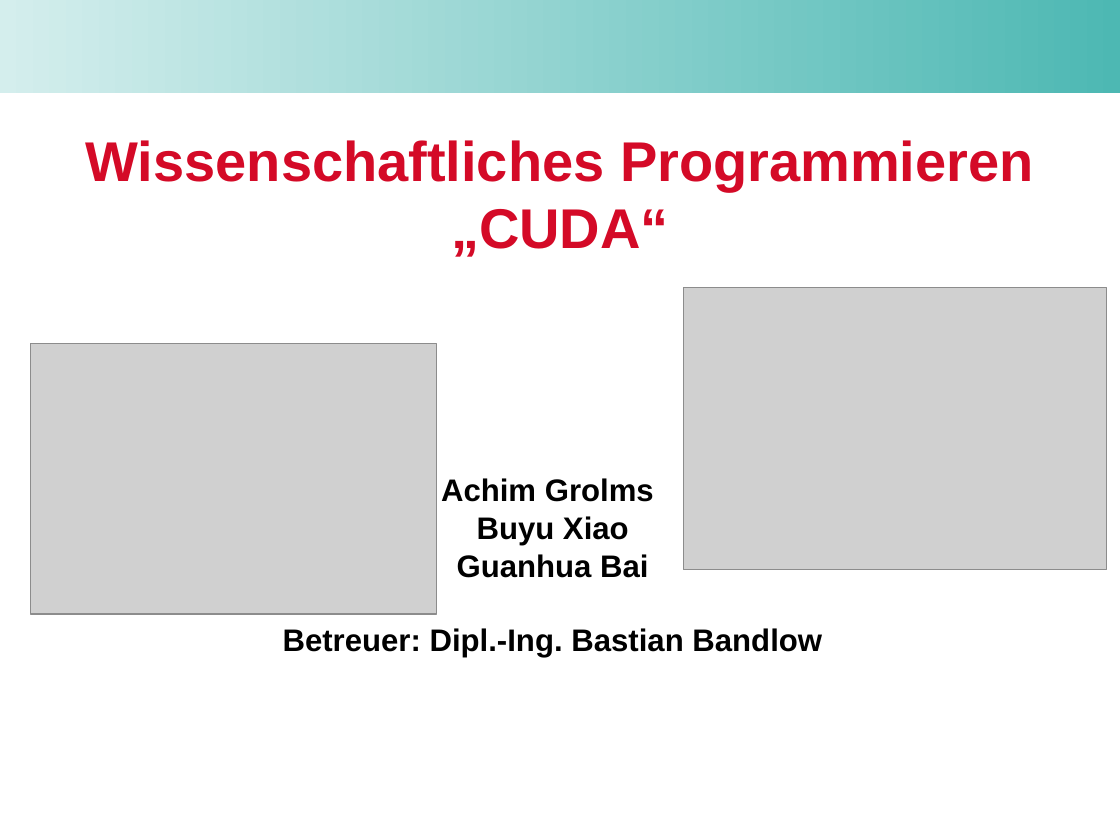
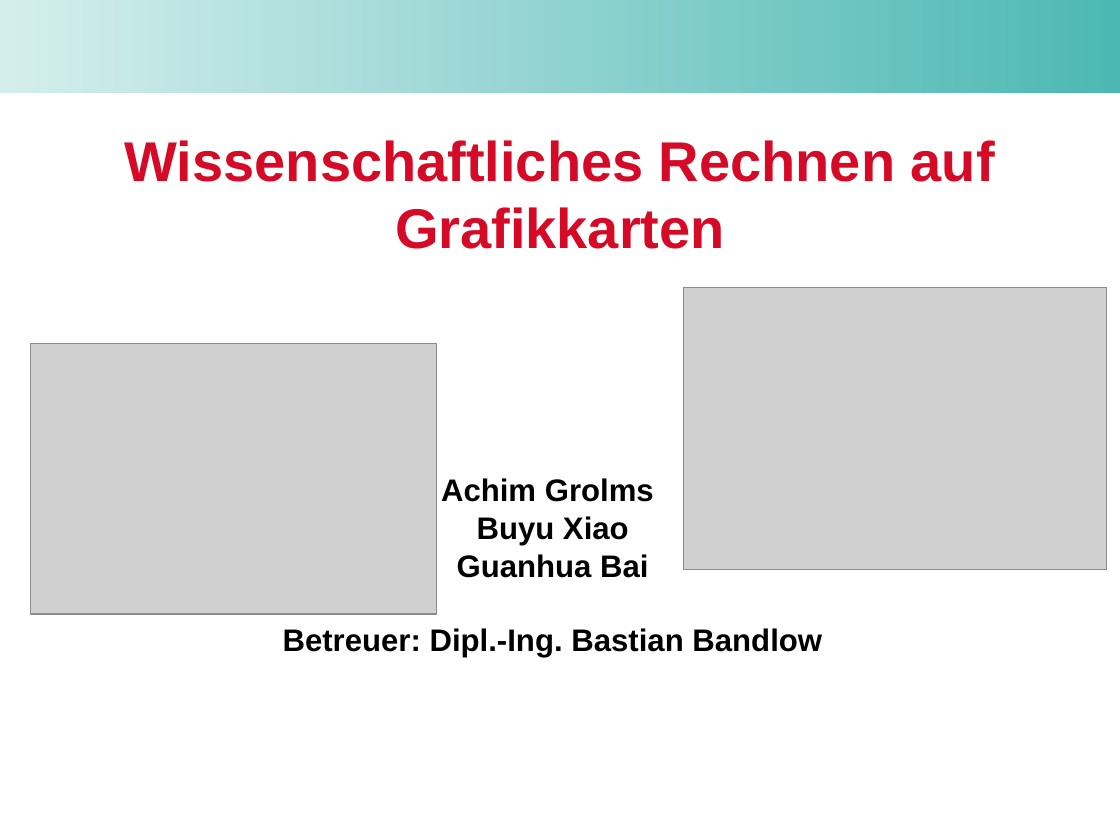
Before and after one commit to unconditional/projektarbeitcuda, a slide deck: slide 1 of Vortrag/Zwischenvortrag der Projektarbeit CUDA.ppt. Drawn at 1120x840 pixels with LibreOffice and Linux fonts; fonts in the diff are those of the drawing; grey boxes stand for pictures; background and template pictures are left out. Boxes give left, top, right and bottom in pixels: in the first picture for what was removed or moved away, otherwise in the second. Text is boxed around its words. In the diff, an @@ line names an element or a change of style, - is before the commit and + after.

```diff
--- a/Vortrag/Zwischenvortrag der Projektarbeit CUDA.ppt
+++ b/Vortrag/Zwischenvortrag der Projektarbeit CUDA.ppt
@@ title at [125,140,995,249]: text changed @@
-Wissenschaftliches Programmieren
-„CUDA“
+Wissenschaftliches Rechnen auf Grafikkarten
```
Also in this commit, not shown: 13 other slides changed, 12 slides added, 2 slides removed.
